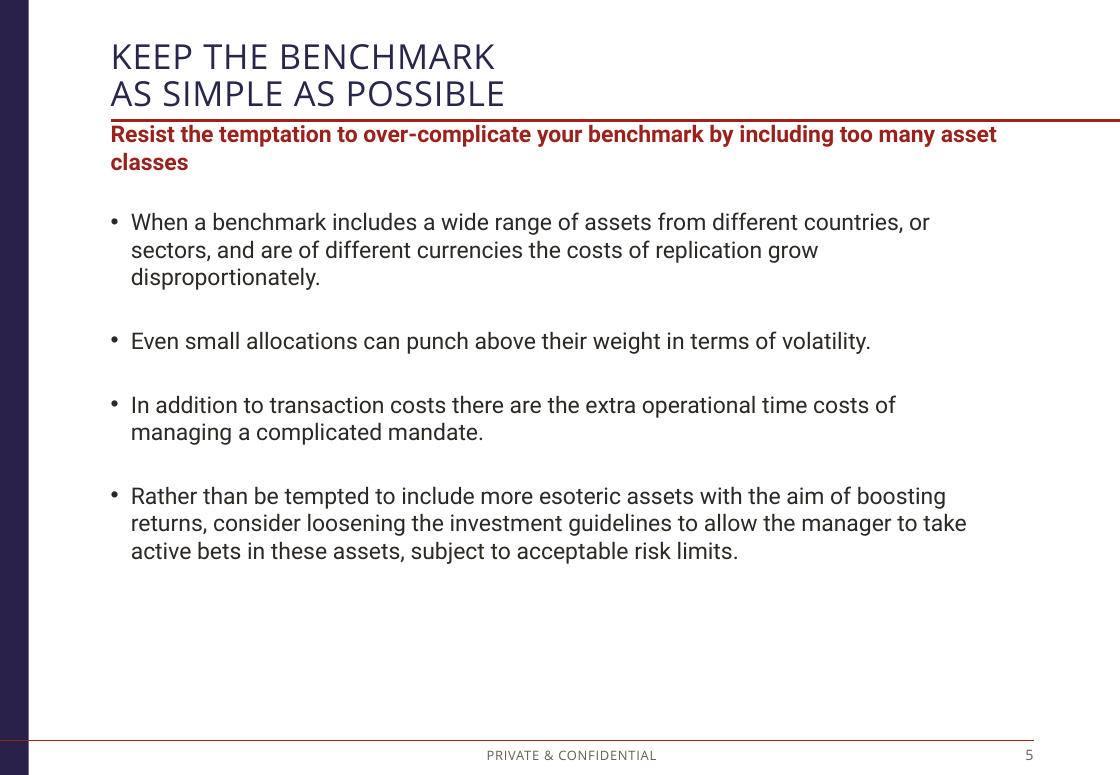
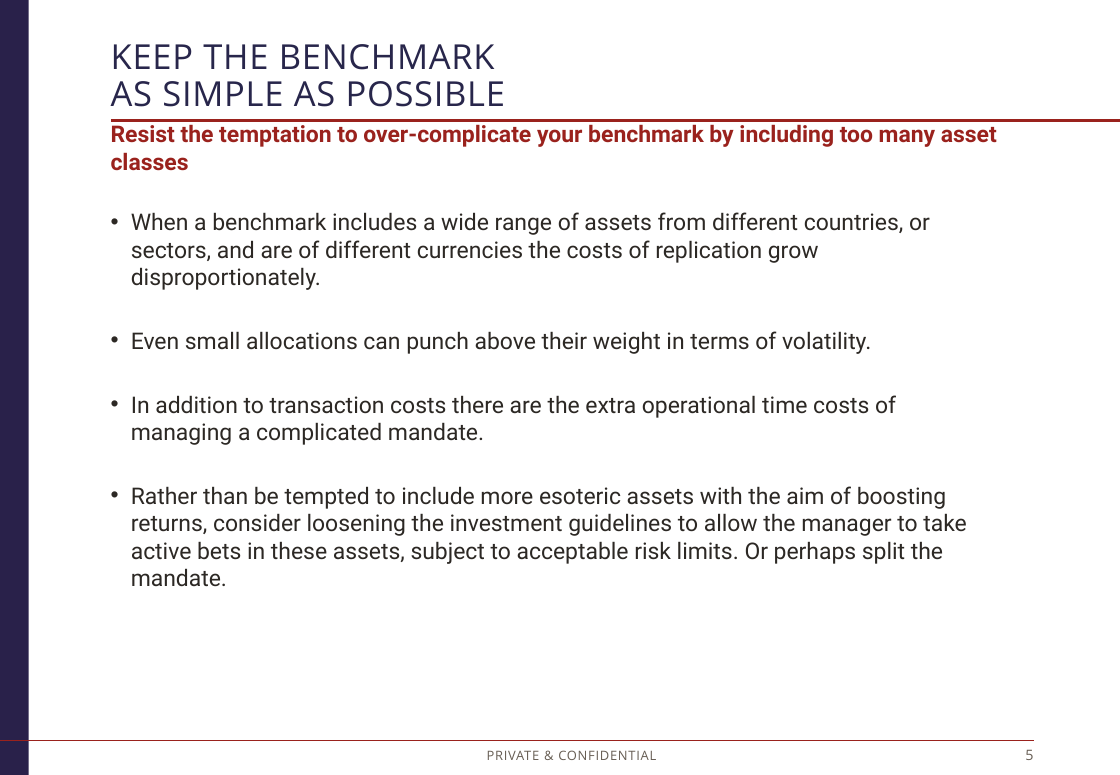
Before and after one commit to caim-code/cb-workshop-nov24, a slide deck: slide 5 of CAIM BOJ - Global Financial Risk Trends.pptx. Drawn at 1120x775 pixels with LibreOffice and Linux fonts; fonts in the diff are those of the drawing; background and template pictures are left out. Boxes give left, top, right and bottom in pixels: in the first picture for what was removed or moved away, otherwise in the second. Text is boxed around its words. In the diff, an @@ line names an element or a change of style, - is before the commit and + after.

```diff
--- a/CAIM BOJ - Global Financial Risk Trends.pptx
+++ b/CAIM BOJ - Global Financial Risk Trends.pptx
@@ text at bbox=[131, 486, 967, 587]: text changed @@
-• Rather than be tempted to include more esoteric assets with the aim of boosting returns, consider loosening the investment guidelines to allow the manager to take active bets in these assets, subject to acceptable risk limits.
+• Rather than be tempted to include more esoteric assets with the aim of boosting returns, consider loosening the investment guidelines to allow the manager to take active bets in these assets, subject to acceptable risk limits. Or perhaps split the mandate.
```
